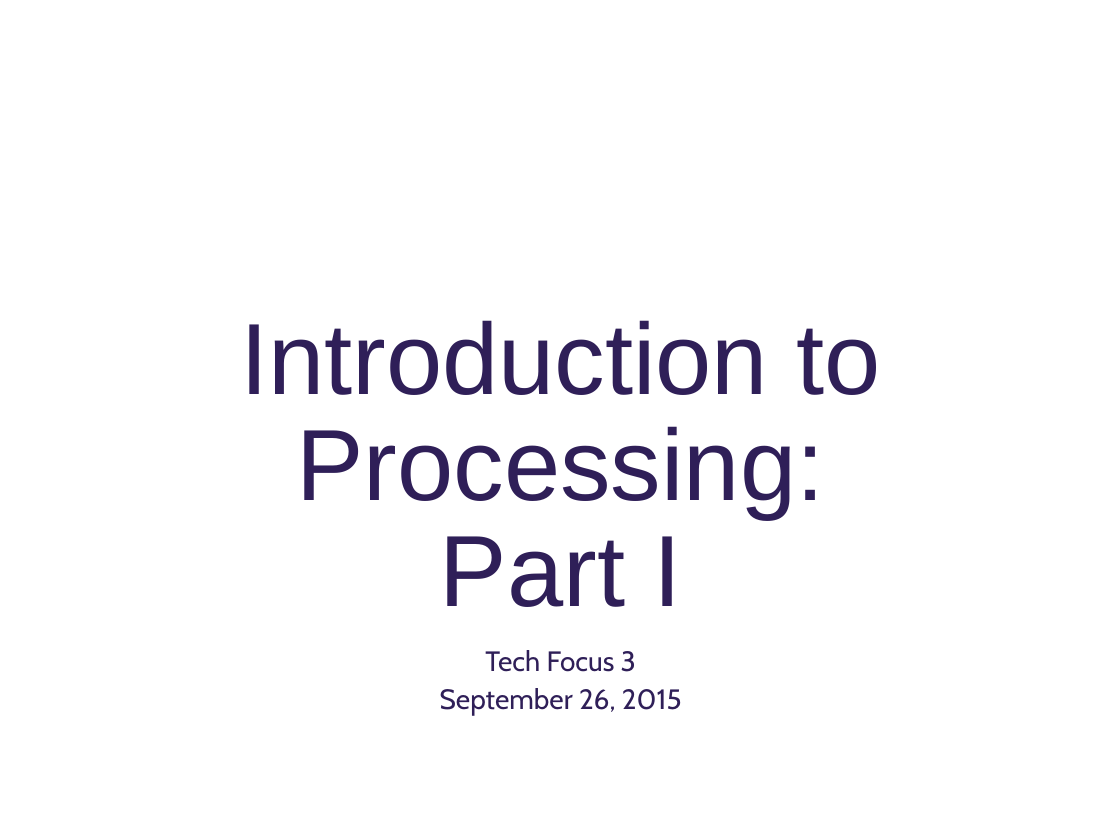
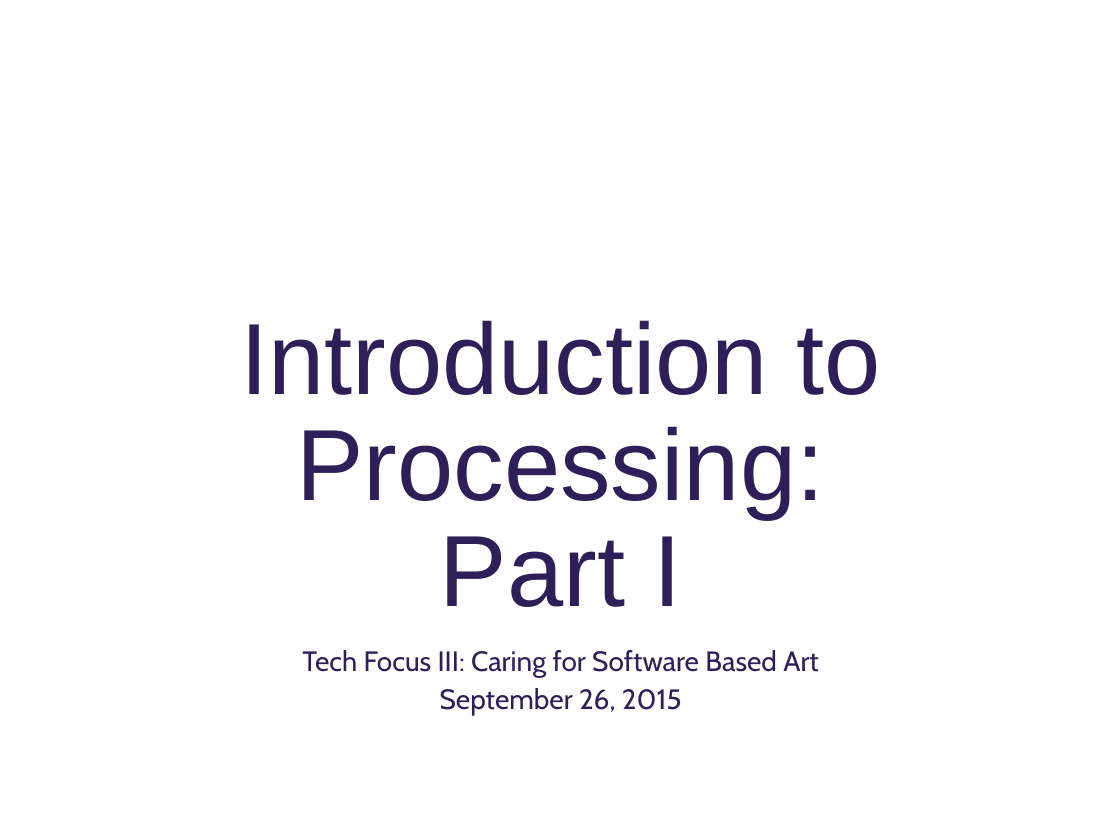
Before and after one commit to deenaengel/TF3_ProcessingSlides, a slide deck: slide 1 of Processing_Presentation_TF3_DE_notes.pptx. Drawn at 1120x840 pixels with LibreOffice and Linux fonts; fonts in the diff are those of the drawing; background and template pictures are left out. Boxes give left, top, right and bottom in pixels: in the first picture for what was removed or moved away, otherwise in the second. Text is boxed around its words. In the diff, an @@ line names an element or a change of style, - is before the commit and + after.

Commit message:
Corrections to Part 1

```diff
--- a/Processing_Presentation_TF3_DE_notes.pptx
+++ b/Processing_Presentation_TF3_DE_notes.pptx
@@ subtitle at (302, 650, 819, 677): text changed @@
-Tech Focus 3
+Tech Focus III: Caring for Software Based Art
```
Also in this commit, not shown: 6 other slides changed, 2 slides added.
